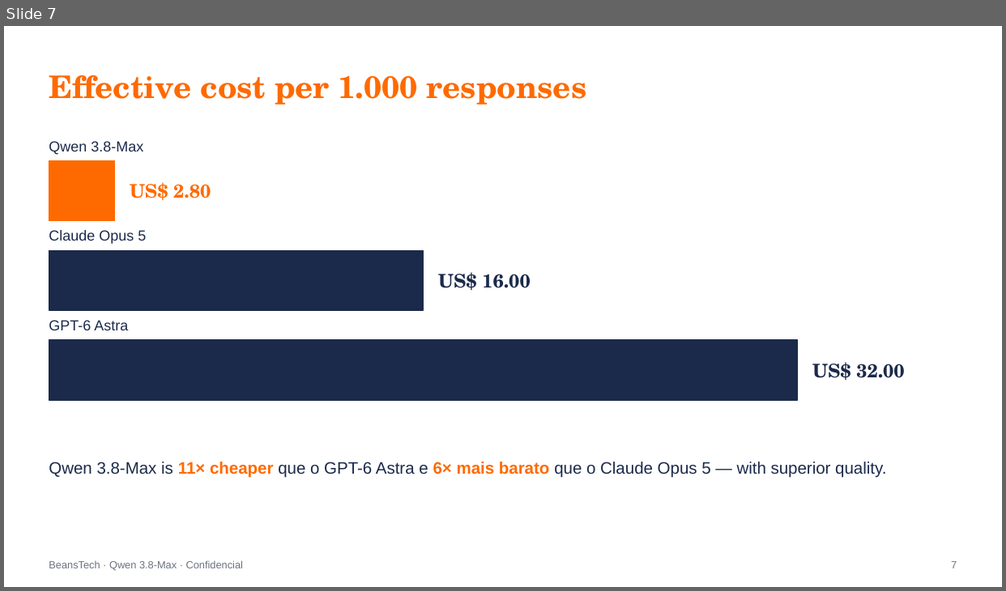
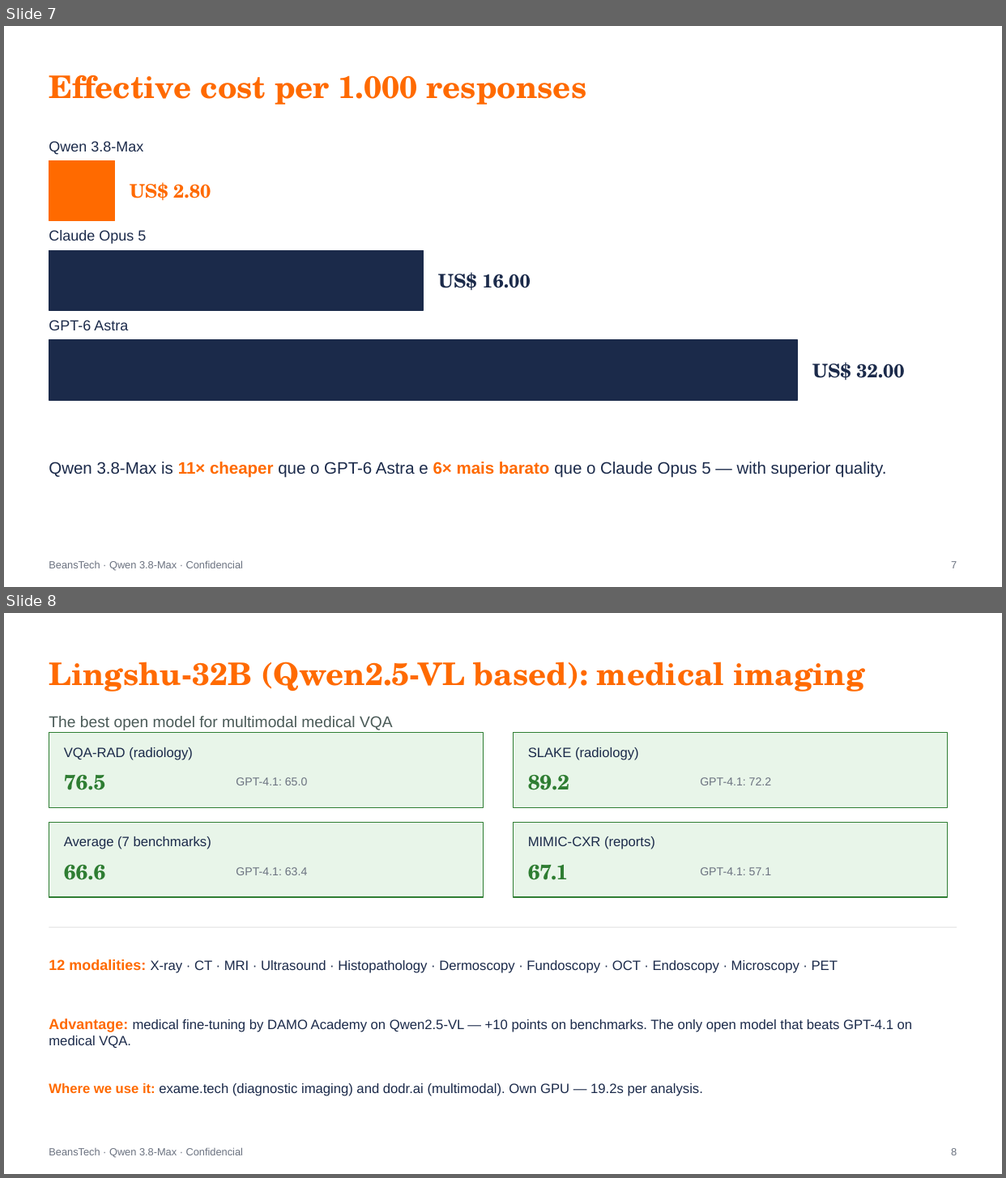
Before and after one commit to beanstechhub/healthtech-infra, a slide deck: apresentacoes/Qwen_Medicina_Eric_EN.pptx. Shown one above the other, each under a label of ours: slide 7 before the commit, slides 7 and 8 after it. The pictures are 1006x591 and 1006x1178 pixels, drawn with LibreOffice and Linux fonts; fonts in the diff are those of the drawing. Boxes give left, top, right and bottom in pixels: in the first picture for what was removed or moved away, otherwise in the second. Text is boxed around its words. In the diff, an @@ line names an element or a change of style, - is before the commit and + after.

```diff
--- a/apresentacoes/Qwen_Medicina_Eric_EN.pptx
+++ b/apresentacoes/Qwen_Medicina_Eric_EN.pptx
@@ slide 8 added at [4, 613, 1002, 1174], background #FFFFFF @@
@@ text added at [49, 662, 864, 692], 30 pt, text #FF6A00, bold @@
+Lingshu-32B (Qwen2.5-VL based): medical imaging
@@ text added at [49, 716, 393, 730], 15 pt, text #4A5A57 @@
+The best open model for multimodal medical VQA
@@ rectangle added at [49, 733, 484, 807], fill #E8F5E9, outline #2E7D32 1 pt @@
@@ rectangle added at [513, 733, 948, 807], fill #E8F5E9, outline #2E7D32 1 pt @@
@@ text added at [64, 747, 193, 760], 13 pt, text #1B2A4A @@
+VQA-RAD (radiology)
@@ text added at [528, 747, 639, 760], 13 pt, text #1B2A4A @@
+SLAKE (radiology)
@@ text added at [64, 775, 105, 790], 20 pt, text #2E7D32, bold @@
+76.5
@@ text added at [236, 777, 308, 786], 11 pt, text #6B7280 @@
+GPT-4.1: 65.0
@@ text added at [528, 775, 569, 790], 20 pt, text #2E7D32, bold @@
+89.2
@@ text added at [700, 777, 772, 786], 11 pt, text #6B7280 @@
+GPT-4.1: 72.2
@@ rectangle added at [49, 823, 484, 897], fill #E8F5E9, outline #2E7D32 1 pt @@
@@ rectangle added at [513, 823, 948, 897], fill #E8F5E9, outline #2E7D32 1 pt @@
@@ text added at [64, 837, 211, 850], 13 pt, text #1B2A4A @@
+Average (7 benchmarks)
@@ text added at [528, 837, 655, 850], 13 pt, text #1B2A4A @@
+MIMIC-CXR (reports)
@@ text added at [64, 865, 105, 880], 20 pt, text #2E7D32, bold @@
+66.6
@@ text added at [236, 867, 308, 875], 11 pt, text #6B7280 @@
+GPT-4.1: 63.4
@@ text added at [528, 865, 568, 880], 20 pt, text #2E7D32, bold @@
+67.1
@@ text added at [700, 867, 772, 875], 11 pt, text #6B7280 @@
+GPT-4.1: 57.1
@@ line added from (49, 927) to (957, 927), #E0E0E0 0.75 pt @@
@@ text added at [49, 960, 837, 973], 13 pt, text #1B2A4A @@
+12 modalities: X-ray · CT · MRI · Ultrasound · Histopathology · Dermoscopy · Fundoscopy · OCT · Endoscopy · Microscopy · PET
@@ text added at [49, 1019, 913, 1048], 13 pt, text #1B2A4A @@
+Advantage: medical fine-tuning by DAMO Academy on Qwen2.5-VL — +10 points on benchmarks. The only open model that beats GPT-4.1 on medical VQA.
@@ text added at [49, 1084, 703, 1097], 13 pt, text #1B2A4A @@
+Where we use it: exame.tech (diagnostic imaging) and dodr.ai (multimodal). Own GPU — 19.2s per analysis.
@@ text added at [49, 1148, 243, 1158], 10 pt, text #6B7280 @@
+BeansTech · Qwen 3.8-Max · Confidencial
@@ text added at [951, 1148, 957, 1156], 10 pt, text #6B7280 @@
+8
```
Also in this commit, not shown: 1 slide changed, 1 other slide added, 1 slide removed, 3 other files.
